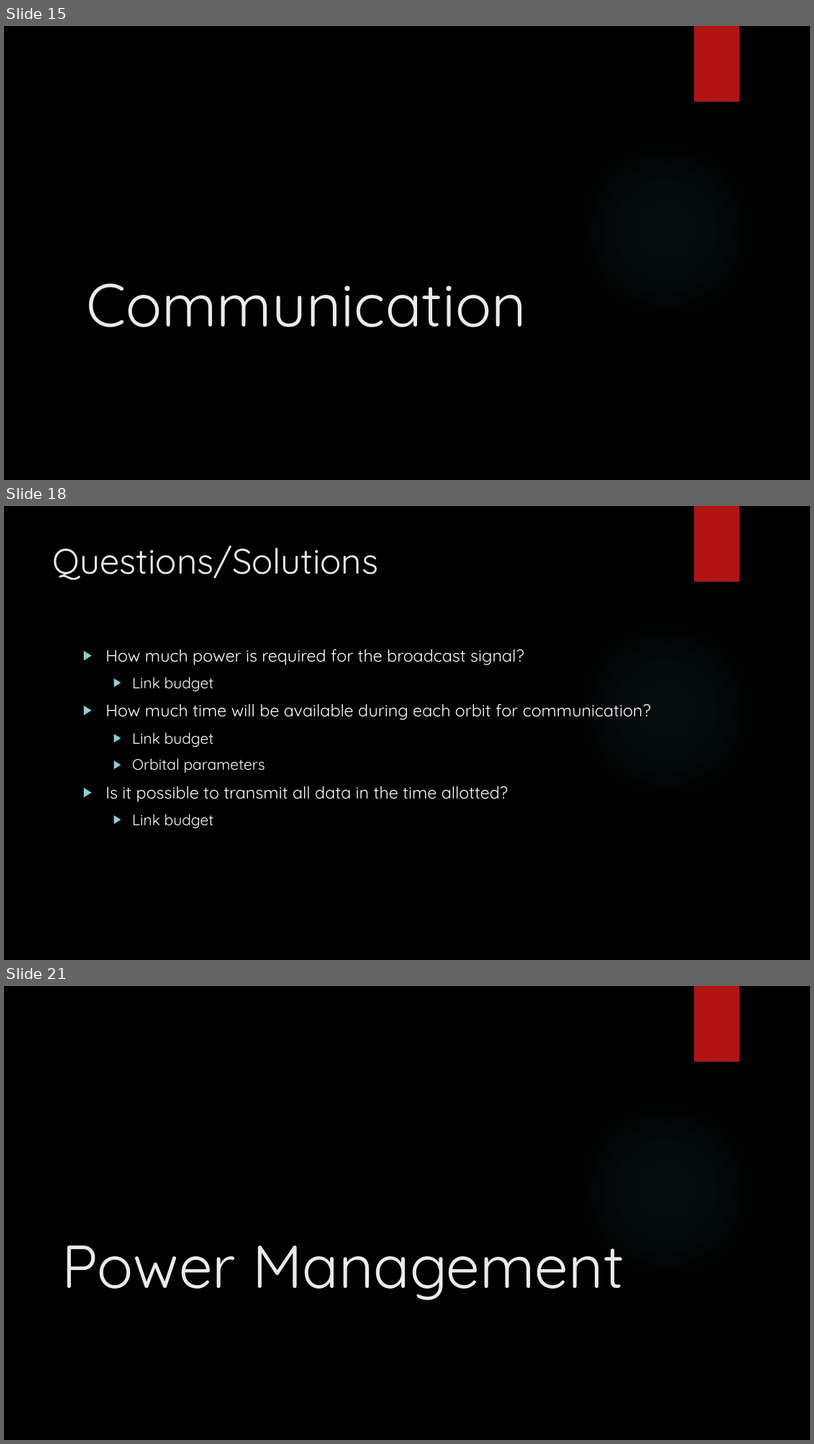
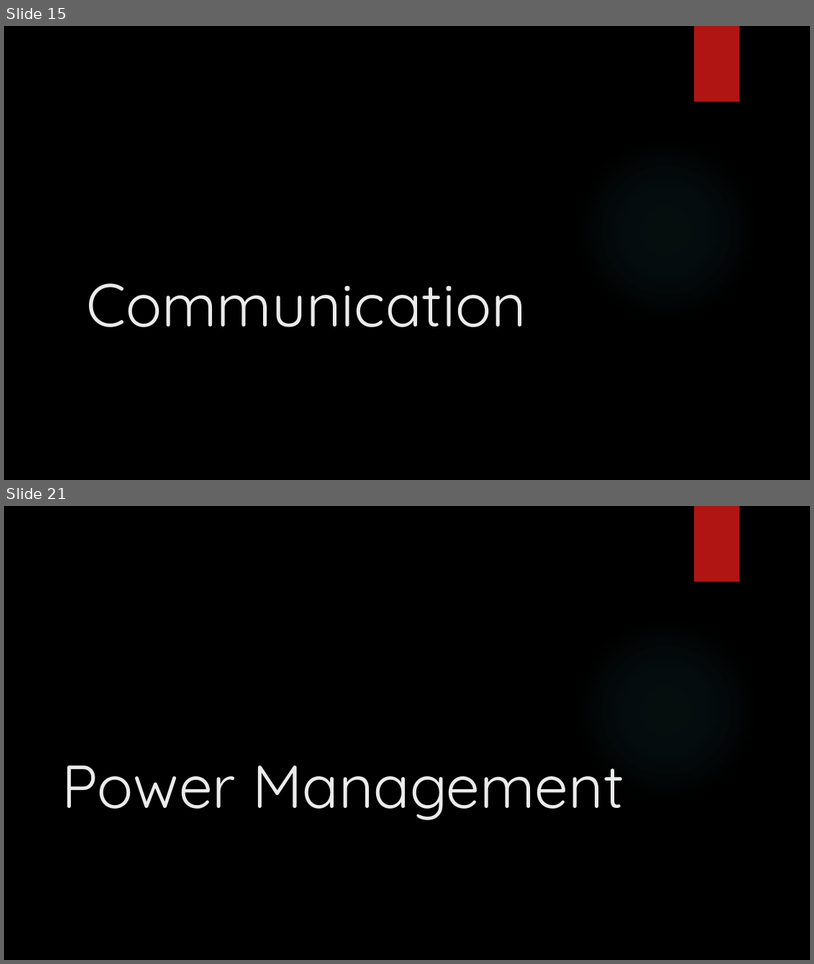
Before and after one commit to HASP-UMN/CubeSat, a slide deck: Presentations/PDR_Presentation.pptx. Shown one above the other, each under a label of ours: slides 15, 18 and 21 before the commit, slides 15 and 21 after it; the slides between them are not shown. The pictures are 814x1444 and 814x964 pixels, drawn with LibreOffice and Linux fonts; fonts in the diff are those of the drawing; background and template pictures are left out. Boxes give left, top, right and bottom in pixels: in the first picture for what was removed or moved away, otherwise in the second. Text is boxed around its words. In the diff, an @@ line names an element or a change of style, - is before the commit and + after.

```diff
--- a/Presentations/PDR_Presentation.pptx
+++ b/Presentations/PDR_Presentation.pptx
@@ slide 18 removed at bbox=[4, 506, 810, 960], background picture (left out); not listed: 2 template elements that a slide beside it also shows @@
@@ title removed at bbox=[53, 546, 378, 580] @@
-Questions/Solutions
@@ text removed at bbox=[106, 649, 651, 828] @@
-▶ How much power is required for the broadcast signal?
-  ▶ Link budget
-▶ How much time will be available during each orbit for communication?
-  ▶ Link budget
-  ▶ Orbital parameters
-▶ Is it possible to transmit all data in the time allotted?
-  ▶ Link budget
```
Also in this commit, not shown: 3 slides changed, 3 slides added, 1 other slide removed.
